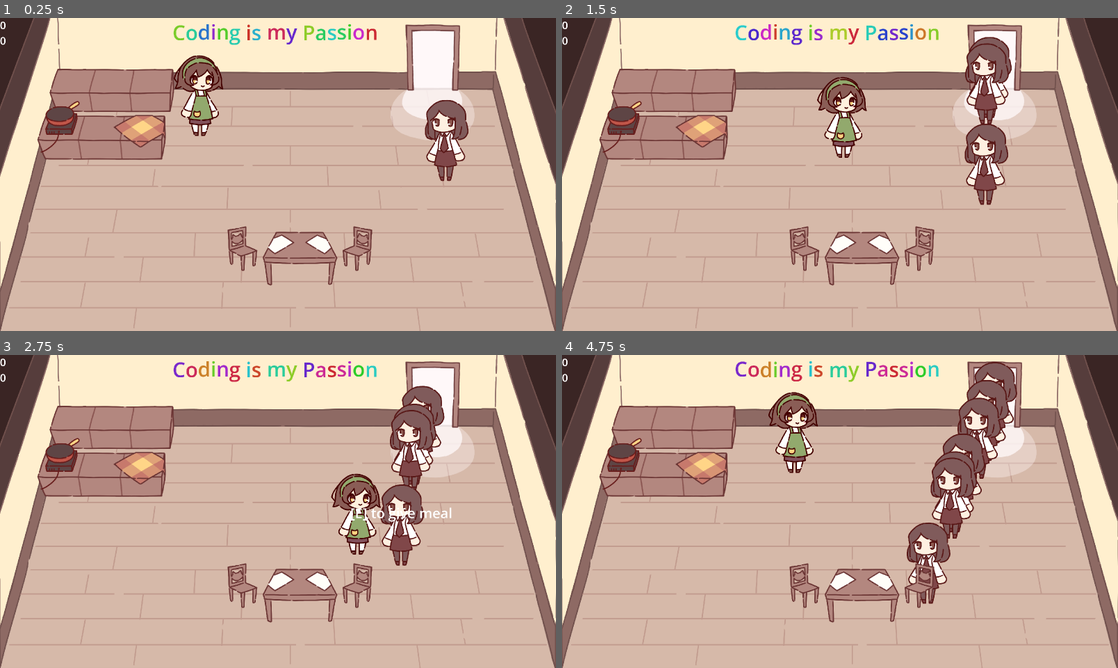
Above: before the commit, frames 1-4 (two rows, left to right).
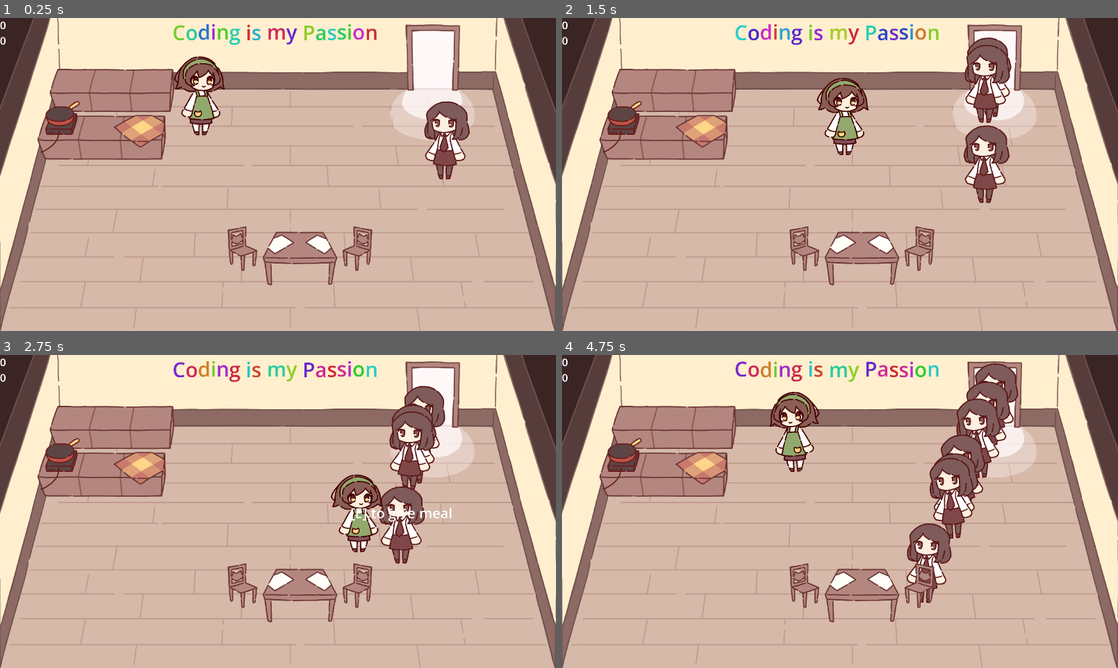
Above: after the commit, the same moments.

Repository: NuTrynity/Little-Cat-Cafe
Game: Godot game, scene res://scene_0.tscn
The game is run twice, just before and just after one commit, with the same random seed, the same clock (stepped at 60 frames per second) and the same inputs.
Inputs:
- Up to frame 1 (0.25 s): no input
- Up to frame 2 (1.5 s): tap Enter (ui_accept) at 0.5, 0.77 s; hold Right (move_right) 0.53-1.28 s; hold E (interact) 0.53-1.28 s; hold S (move_down) from 1.28 s (still down); tap E (interact) at 1.35 s
- Up to frame 3 (2.75 s): tap Enter (ui_accept) at 1.52 s; release S (move_down) at 2.03 s; hold Right (move_right) from 2.03 s (still down); hold E (interact) from 2.03 s (still down)
- Up to frame 4 (4.75 s): release Right (move_right) at 2.78 s; release E (interact) at 2.78 s; hold W (move_up) 2.78-3.53 s; tap E (interact) at 2.85, 4.35 s; tap Enter (ui_accept) at 3.02, 3.77, 4.52 s; hold E (interact) 3.53-4.28 s; hold A (move_left) from 3.53 s (still down)

The runs differ from the first frame. In frame 1, 1.2% of the frame differs, in the area x 31-85%, y 11-53%; in frame 2, 1.9%; in frame 3, 2.0%; in frame 4, 3.2%, in the area x 37-83%, y 2-80%.
Error before the commit: Invalid access to property or key 'carry_amt' on a base object of type 'Nil'. (res://Scripts/CharacterScripts/NPC.gd:55)

Commit message:
added animations

Diff:
--- a/Nodes/CharacterNodes/cat.tscn
+++ b/Nodes/CharacterNodes/cat.tscn
@@ -4,14 +4,17 @@
 [ext_resource type="Texture2D" uid="uid://bkkq5gfpken81" path="res://Sprites/placeholder sprites/cat.png" id="2_o7gnp"]
 
 [sub_resource type="CapsuleShape2D" id="CapsuleShape2D_e0frg"]
+radius = 49.0
+height = 186.0
 
 [node name="Cat" type="CharacterBody2D"]
-position = Vector2(586, 323)
+collision_layer = 2
+collision_mask = 2
 script = ExtResource("1_g66q0")
 
 [node name="CatSprite" type="Sprite2D" parent="."]
 texture = ExtResource("2_o7gnp")
 
 [node name="CollisionShape2D" type="CollisionShape2D" parent="."]
-rotation = 1.5708
+position = Vector2(13, 6)
 shape = SubResource("CapsuleShape2D_e0frg")
--- a/Nodes/CharacterNodes/npc.tscn
+++ b/Nodes/CharacterNodes/npc.tscn
@@ -1,6 +1,8 @@
-[gd_scene load_steps=9 format=3 uid="uid://c4hs18f7bfaew"]
+[gd_scene load_steps=15 format=3 uid="uid://c4hs18f7bfaew"]
 
 [ext_resource type="Script" path="res://Scripts/CharacterScripts/NPC.gd" id="1_33mn1"]
+[ext_resource type="Resource" uid="uid://bgrjpjih4rwxy" path="res://CustomResources/PlayerMeal.tres" id="2_b2qht"]
+[ext_resource type="Texture2D" uid="uid://xw1okqjuevvc" path="res://Sprites/omurice.png" id="3_dn500"]
 [ext_resource type="Texture2D" uid="uid://creyh6ftfptme" path="res://Sprites/customer sprites/customer1_standing.png" id="3_ymdgx"]
 [ext_resource type="PackedScene" uid="uid://djyfyi0mu4m38" path="res://Nodes/Components/ai_movement.tscn" id="4_d7kkh"]
 [ext_resource type="PackedScene" uid="uid://838dejx73cqo" path="res://Nodes/Components/interation_area.tscn" id="4_h15ne"]
@@ -16,6 +18,145 @@
 
 [sub_resource type="RectangleShape2D" id="RectangleShape2D_00j47"]
 size = Vector2(84, 35)
+
+[sub_resource type="Animation" id="Animation_c4r5t"]
+length = 0.001
+tracks/0/type = "value"
+tracks/0/imported = false
+tracks/0/enabled = true
+tracks/0/path = NodePath("NPCSprite:scale")
+tracks/0/interp = 1
+tracks/0/loop_wrap = true
+tracks/0/keys = {
+"times": PackedFloat32Array(0),
+"transitions": PackedFloat32Array(1),
+"update": 0,
+"values": [Vector2(1, 1)]
+}
+tracks/1/type = "value"
+tracks/1/imported = false
+tracks/1/enabled = true
+tracks/1/path = NodePath("NPCSprite:rotation")
+tracks/1/interp = 1
+tracks/1/loop_wrap = true
+tracks/1/keys = {
+"times": PackedFloat32Array(0),
+"transitions": PackedFloat32Array(1),
+"update": 0,
+"values": [0.0]
+}
+tracks/2/type = "value"
+tracks/2/imported = false
+tracks/2/enabled = true
+tracks/2/path = NodePath("MealWanted:position")
+tracks/2/interp = 1
+tracks/2/loop_wrap = true
+tracks/2/keys = {
+"times": PackedFloat32Array(0),
+"transitions": PackedFloat32Array(1),
+"update": 0,
+"values": [Vector2(-164, -332)]
+}
+tracks/3/type = "value"
+tracks/3/imported = false
+tracks/3/enabled = true
+tracks/3/path = NodePath("MealWanted:rotation")
+tracks/3/interp = 1
+tracks/3/loop_wrap = true
+tracks/3/keys = {
+"times": PackedFloat32Array(0),
+"transitions": PackedFloat32Array(1),
+"update": 0,
+"values": [0.0]
+}
+
+[sub_resource type="Animation" id="Animation_h5b5m"]
+resource_name = "sitting"
+loop_mode = 1
+tracks/0/type = "value"
+tracks/0/imported = false
+tracks/0/enabled = true
+tracks/0/path = NodePath("NPCSprite:scale")
+tracks/0/interp = 1
+tracks/0/loop_wrap = true
+tracks/0/keys = {
+"times": PackedFloat32Array(0, 0.5, 1),
+"transitions": PackedFloat32Array(1, 1, 1),
+"update": 0,
+"values": [Vector2(1, 1), Vector2(1.05, 0.95), Vector2(1, 1)]
+}
+tracks/1/type = "value"
+tracks/1/imported = false
+tracks/1/enabled = true
+tracks/1/path = NodePath("NPCSprite:rotation")
+tracks/1/interp = 1
+tracks/1/loop_wrap = true
+tracks/1/keys = {
+"times": PackedFloat32Array(0),
+"transitions": PackedFloat32Array(1),
+"update": 0,
+"values": [0.0]
+}
+tracks/2/type = "value"
+tracks/2/imported = false
+tracks/2/enabled = true
+tracks/2/path = NodePath("MealWanted:position")
+tracks/2/interp = 1
+tracks/2/loop_wrap = true
+tracks/2/keys = {
+"times": PackedFloat32Array(0),
+"transitions": PackedFloat32Array(1),
+"update": 0,
+"values": [Vector2(-164, -332)]
+}
+tracks/3/type = "value"
+tracks/3/imported = false
+tracks/3/enabled = true
+tracks/3/path = NodePath("MealWanted:rotation")
+tracks/3/interp = 0
+tracks/3/loop_wrap = true
+tracks/3/keys = {
+"times": PackedFloat32Array(0, 0.5, 1),
+"transitions": PackedFloat32Array(1, 1, 1),
+"update": 0,
+"values": [0.349066, -0.349066, 0.349066]
+}
+
+[sub_resource type="Animation" id="Animation_c7mfu"]
+resource_name = "walking"
+length = 1.2
+loop_mode = 1
+tracks/0/type = "value"
+tracks/0/imported = false
+tracks/0/enabled = true
+tracks/0/path = NodePath("NPCSprite:scale")
+tracks/0/interp = 1
+tracks/0/loop_wrap = true
+tracks/0/keys = {
+"times": PackedFloat32Array(0, 0.3, 0.6, 0.9, 1.2),
+"transitions": PackedFloat32Array(1, 1, 1, 1, 1),
+"update": 0,
+"values": [Vector2(1, 1), Vector2(1.05, 0.95), Vector2(1, 1), Vector2(1.05, 0.95), Vector2(1, 1)]
+}
+tracks/1/type = "value"
+tracks/1/imported = false
+tracks/1/enabled = true
+tracks/1/path = NodePath("NPCSprite:rotation")
+tracks/1/interp = 2
+tracks/1/loop_wrap = true
+tracks/1/keys = {
+"times": PackedFloat32Array(0, 0.6, 1.2),
+"transitions": PackedFloat32Array(1, 1, 1),
+"update": 0,
+"values": [0.0872665, -0.0872665, 0.0872665]
+}
+
+[sub_resource type="AnimationLibrary" id="AnimationLibrary_0amnf"]
+_data = {
+"RESET": SubResource("Animation_c4r5t"),
+"sitting": SubResource("Animation_h5b5m"),
+"walking": SubResource("Animation_c7mfu")
+}
 
 [node name="NPC" type="CharacterBody2D"]
 collision_layer = 2
@@ -23,6 +164,11 @@
 motion_mode = 1
 wall_min_slide_angle = 0.0
 script = ExtResource("1_33mn1")
+player_resources = ExtResource("2_b2qht")
+
+[node name="MealWanted" type="Sprite2D" parent="."]
+position = Vector2(-164, -332)
+texture = ExtResource("3_dn500")
 
 [node name="NPCSprite" type="Sprite2D" parent="."]
 position = Vector2(1, -173)
@@ -60,5 +206,10 @@
 
 [node name="AiMovement" parent="." instance=ExtResource("4_d7kkh")]
 
+[node name="NPCAnimations" type="AnimationPlayer" parent="."]
+libraries = {
+"": SubResource("AnimationLibrary_0amnf")
+}
+
 [connection signal="area_entered" from="ChairDetector" to="." method="_on_chair_detector_area_entered"]
 [connection signal="area_exited" from="ChairDetector" to="." method="_on_chair_detector_area_exited"]
--- a/Nodes/CharacterNodes/player.tscn
+++ b/Nodes/CharacterNodes/player.tscn
@@ -2,7 +2,7 @@
 
 [ext_resource type="Script" path="res://Scripts/CharacterScripts/Player.gd" id="1_bdjlg"]
 [ext_resource type="Resource" uid="uid://bgrjpjih4rwxy" path="res://CustomResources/PlayerMeal.tres" id="2_ejmku"]
-[ext_resource type="Texture2D" uid="uid://b4jk4d7v141pr" path="res://Sprites/player_character.png" id="3_1hprb"]
+[ext_resource type="PackedScene" uid="uid://yyjoaguxo2q7" path="res://Nodes/CharacterNodes/player_skin.tscn" id="3_5ahdw"]
 
 [sub_resource type="RectangleShape2D" id="RectangleShape2D_mo8yt"]
 size = Vector2(91, 35)
@@ -14,9 +14,8 @@
 script = ExtResource("1_bdjlg")
 player_stats = ExtResource("2_ejmku")
 
-[node name="CharacterSprite" type="Sprite2D" parent="."]
-position = Vector2(-4, -175)
-texture = ExtResource("3_1hprb")
+[node name="PlayerSkin" parent="." instance=ExtResource("3_5ahdw")]
+position = Vector2(0, -179)
 
 [node name="Collision" type="CollisionShape2D" parent="."]
 position = Vector2(-0.5, 0.5)
--- /dev/null
+++ b/Nodes/CharacterNodes/player_skin.tscn
@@ -0,0 +1,140 @@
+[gd_scene load_steps=6 format=3 uid="uid://yyjoaguxo2q7"]
+
+[ext_resource type="Texture2D" uid="uid://b4jk4d7v141pr" path="res://Sprites/player_character.png" id="1_s8tlt"]
+
+[sub_resource type="Animation" id="Animation_88liu"]
+length = 0.001
+tracks/0/type = "value"
+tracks/0/imported = false
+tracks/0/enabled = true
+tracks/0/path = NodePath("PlayerSprite:rotation")
+tracks/0/interp = 1
+tracks/0/loop_wrap = true
+tracks/0/keys = {
+"times": PackedFloat32Array(0),
+"transitions": PackedFloat32Array(1),
+"update": 0,
+"values": [0.0]
+}
+tracks/1/type = "value"
+tracks/1/imported = false
+tracks/1/enabled = true
+tracks/1/path = NodePath("PlayerSprite:position")
+tracks/1/interp = 1
+tracks/1/loop_wrap = true
+tracks/1/keys = {
+"times": PackedFloat32Array(0),
+"transitions": PackedFloat32Array(1),
+"update": 0,
+"values": [Vector2(0, 0)]
+}
+tracks/2/type = "value"
+tracks/2/imported = false
+tracks/2/enabled = true
+tracks/2/path = NodePath("PlayerSprite:scale")
+tracks/2/interp = 1
+tracks/2/loop_wrap = true
+tracks/2/keys = {
+"times": PackedFloat32Array(0),
+"transitions": PackedFloat32Array(1),
+"update": 0,
+"values": [Vector2(1, 1)]
+}
+
+[sub_resource type="Animation" id="Animation_bhycf"]
+resource_name = "idle"
+loop_mode = 1
+tracks/0/type = "value"
+tracks/0/imported = false
+tracks/0/enabled = true
+tracks/0/path = NodePath("PlayerSprite:rotation")
+tracks/0/interp = 1
+tracks/0/loop_wrap = true
+tracks/0/keys = {
+"times": PackedFloat32Array(0),
+"transitions": PackedFloat32Array(1),
+"update": 0,
+"values": [0.0]
+}
+tracks/1/type = "value"
+tracks/1/imported = false
+tracks/1/enabled = true
+tracks/1/path = NodePath("PlayerSprite:position")
+tracks/1/interp = 1
+tracks/1/loop_wrap = true
+tracks/1/keys = {
+"times": PackedFloat32Array(0, 0.5, 1),
+"transitions": PackedFloat32Array(1, 1, 1),
+"update": 0,
+"values": [Vector2(0, 0), Vector2(0, 10), Vector2(0, 0)]
+}
+tracks/2/type = "value"
+tracks/2/imported = false
+tracks/2/enabled = true
+tracks/2/path = NodePath("PlayerSprite:scale")
+tracks/2/interp = 1
+tracks/2/loop_wrap = true
+tracks/2/keys = {
+"times": PackedFloat32Array(0, 0.5, 1),
+"transitions": PackedFloat32Array(1, 1, 1),
+"update": 0,
+"values": [Vector2(1, 1), Vector2(1.05, 0.95), Vector2(1, 1)]
+}
+
+[sub_resource type="Animation" id="Animation_byky8"]
+resource_name = "walking"
+length = 1.2
+loop_mode = 1
+tracks/0/type = "value"
+tracks/0/imported = false
+tracks/0/enabled = true
+tracks/0/path = NodePath("PlayerSprite:position")
+tracks/0/interp = 1
+tracks/0/loop_wrap = true
+tracks/0/keys = {
+"times": PackedFloat32Array(0),
+"transitions": PackedFloat32Array(1),
+"update": 0,
+"values": [Vector2(0, 0)]
+}
+tracks/1/type = "value"
+tracks/1/imported = false
+tracks/1/enabled = true
+tracks/1/path = NodePath("PlayerSprite:rotation")
+tracks/1/interp = 2
+tracks/1/loop_wrap = true
+tracks/1/keys = {
+"times": PackedFloat32Array(0, 0.6, 1.2),
+"transitions": PackedFloat32Array(1, 1, 1),
+"update": 0,
+"values": [-0.0523599, 0.0523599, -0.0523599]
+}
+tracks/2/type = "value"
+tracks/2/imported = false
+tracks/2/enabled = true
+tracks/2/path = NodePath("PlayerSprite:scale")
+tracks/2/interp = 1
+tracks/2/loop_wrap = true
+tracks/2/keys = {
+"times": PackedFloat32Array(0, 0.3, 0.6, 0.9, 1.2),
+"transitions": PackedFloat32Array(1, 1, 1, 1, 1),
+"update": 0,
+"values": [Vector2(1, 1), Vector2(1.05, 0.95), Vector2(1, 1), Vector2(1.05, 0.95), Vector2(1, 1)]
+}
+
+[sub_resource type="AnimationLibrary" id="AnimationLibrary_iro7b"]
+_data = {
+"RESET": SubResource("Animation_88liu"),
+"idle": SubResource("Animation_bhycf"),
+"walking": SubResource("Animation_byky8")
+}
+
+[node name="PlayerSkin" type="Node2D"]
+
+[node name="PlayerSprite" type="Sprite2D" parent="."]
+texture = ExtResource("1_s8tlt")
+
+[node name="PlayerAnimations" type="AnimationPlayer" parent="."]
+libraries = {
+"": SubResource("AnimationLibrary_iro7b")
+}
--- a/Nodes/Templates/meal_template.tscn
+++ b/Nodes/Templates/meal_template.tscn
@@ -21,4 +21,5 @@
 action_name = "pick up"
 
 [node name="CollisionShape2D" type="CollisionShape2D" parent="InteractionArea"]
+visible = false
 shape = SubResource("CircleShape2D_k6yk0")
--- a/Scripts/CharacterScripts/NPC.gd
+++ b/Scripts/CharacterScripts/NPC.gd
@@ -3,10 +3,13 @@
 @export var player_resources : PlayerMealCarry
 @export var move_speed : float = 300.0
 
+@onready var animations = $NPCAnimations
 @onready var npc_sprite = $NPCSprite
 @onready var interact_area = $InteractionArea
 @onready var patience_bar = $Patience
+@onready var meal_want = $MealWanted
 @onready var patience_timer = Timer.new()
+@onready var eat_timer = Timer.new()
 
 var patience : float
 var satisfied : bool = false
@@ -31,9 +34,13 @@
 
 	#NPC State Block
 	if is_sitting == true:
+		animations.play("sitting")
+		meal_want.show()
 		patience_bar.show()
 		npc_sprite.texture = load("res://Sprites/customer sprites/customer1_sitting.png")
 	else:
+		animations.play("walking")
+		meal_want.hide()
 		patience_bar.hide()
 		npc_sprite.texture = load("res://Sprites/customer sprites/customer1_standing.png")
 
@@ -42,6 +49,11 @@
 	patience_timer.one_shot = false
 	patience_timer.wait_time = 0.1
 	patience_timer.connect("timeout", _on_timer_timeout)
+
+	add_child(eat_timer)
+	eat_timer.one_shot = true
+	eat_timer.wait_time = 3
+	eat_timer.connect("timeout", on_meal_finished)
 
 func _on_timer_timeout():
 	patience -= 1
@@ -62,6 +74,9 @@
 
 	print(player_resources.carry_amt)
 
+func on_meal_finished():
+	pass
+
 func _on_chair_detector_area_entered(area):
 	if area.is_in_group("chair"):
 		is_sitting = true
--- a/Scripts/CharacterScripts/Player.gd
+++ b/Scripts/CharacterScripts/Player.gd
@@ -2,6 +2,10 @@
 
 @export var player_stats : Resource
 @export var move_speed : float = 500.0
+
+@onready var pivot : Node2D = $PlayerSkin
+@onready var start_scale : Vector2 = pivot.scale
+@onready var animations = $PlayerSkin/PlayerAnimations
 
 var input = Vector2.ZERO
 
@@ -11,6 +15,17 @@
 	velocity = (input * move_speed)
 	move_and_slide()
 
+	var is_idle = is_zero_approx(velocity.x) and is_zero_approx(velocity.y)
+	var is_walking = not Vector2.ZERO
+
+	if is_idle:
+		animations.play("idle")
+	elif  is_walking:
+		animations.play("walking")
+
+	if not is_zero_approx(velocity.x):
+		pivot.scale.x = sign(velocity.x) * start_scale.x
+
 func get_input():
 	input.x = int(Input.is_action_pressed("move_right")) - int(Input.is_action_pressed("move_left"))
 	input.y = int(Input.is_action_pressed("move_down")) - int(Input.is_action_pressed("move_up"))
--- a/scene_0.tscn
+++ b/scene_0.tscn
@@ -1,7 +1,6 @@
-[gd_scene load_steps=21 format=3 uid="uid://bi18vgrte8p7r"]
+[gd_scene load_steps=20 format=3 uid="uid://bi18vgrte8p7r"]
 
 [ext_resource type="PackedScene" uid="uid://ccd36gjbdqg85" path="res://Nodes/CharacterNodes/player.tscn" id="1_5ew65"]
-[ext_resource type="Resource" uid="uid://bgrjpjih4rwxy" path="res://CustomResources/PlayerMeal.tres" id="2_8wdnx"]
 [ext_resource type="PackedScene" uid="uid://vw6lgh060txv" path="res://Nodes/ObjectNodes/kitchenCounter.tscn" id="3_4pwpb"]
 [ext_resource type="Texture2D" uid="uid://b74ywh15xssbc" path="res://Sprites/placeholder sprites/circle.png" id="3_dell3"]
 [ext_resource type="Texture2D" uid="uid://blrr0cda1r7o1" path="res://Sprites/placeholder sprites/diamond.png" id="4_5jd3c"]
@@ -55,7 +54,6 @@
 
 [node name="NPC" parent="." instance=ExtResource("7_k46u5")]
 position = Vector2(2072, 714)
-player_resources = ExtResource("2_8wdnx")
 
 [node name="KitchenCounter" parent="." instance=ExtResource("3_4pwpb")]
 position = Vector2(514, 409)
@@ -109,7 +107,7 @@
 
 [node name="CollisionPolygon2D" type="CollisionPolygon2D" parent="StaticBody2D"]
 position = Vector2(92, 205)
-polygon = PackedVector2Array(1903, -539, 2209, 648, 2211, -872, -364, -868, -370, 597, -72, -544)
+polygon = PackedVector2Array(1903, -551, 2209, 648, 2211, -872, -364, -868, -370, 597, -76, -541)
 
 [node name="CollisionShape2D" type="CollisionShape2D" parent="StaticBody2D"]
 position = Vector2(1024, 778)
